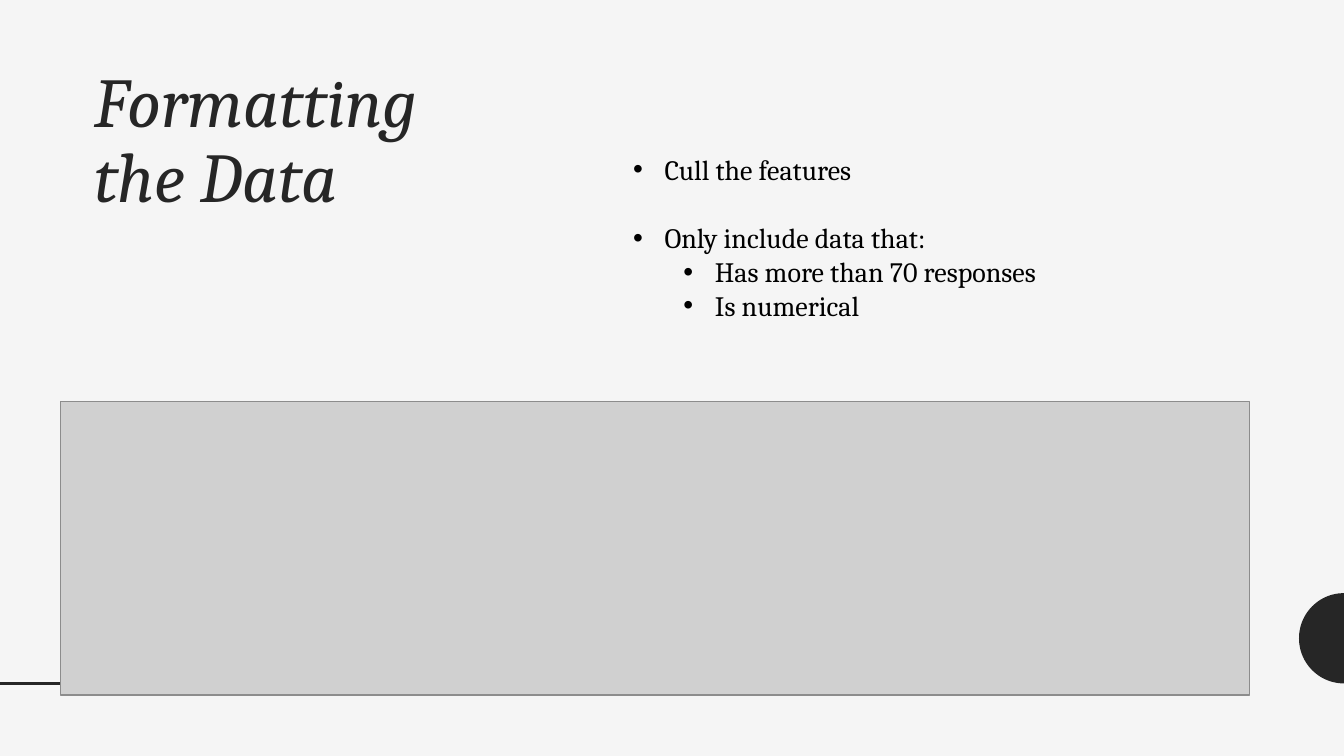
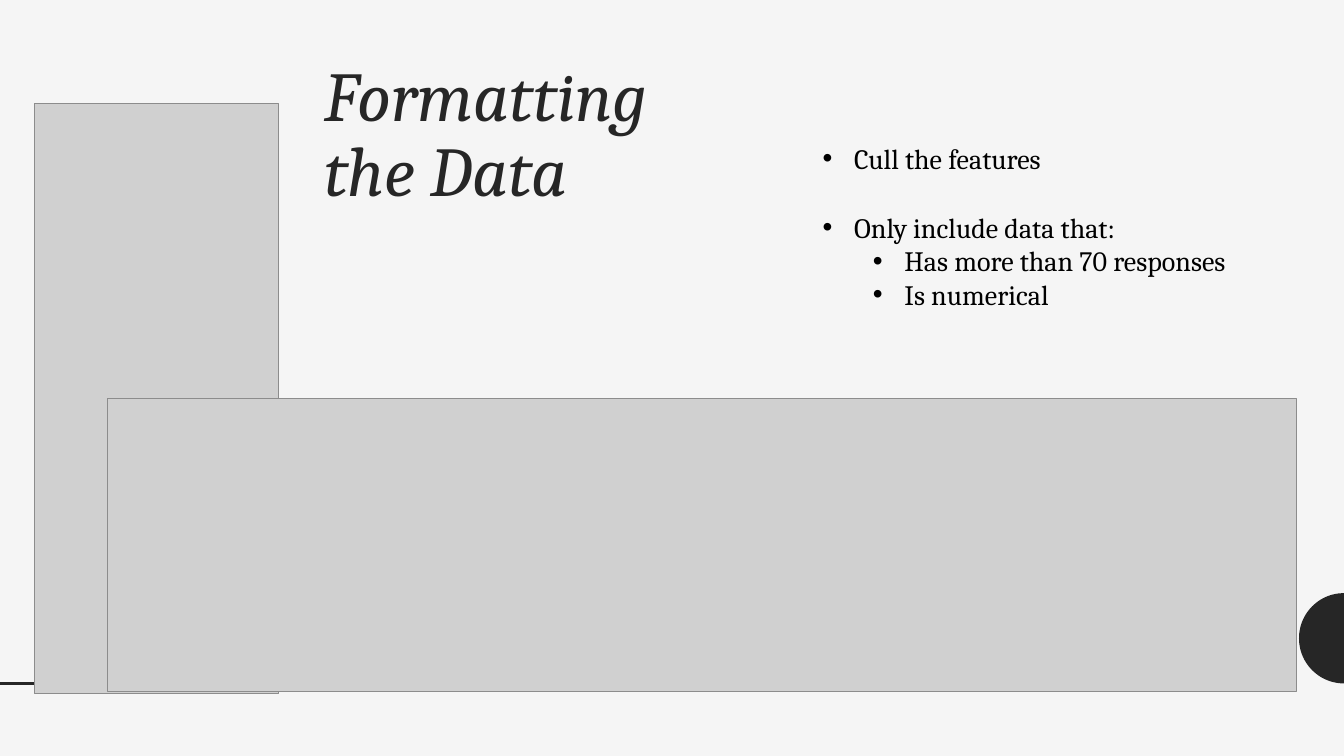
Before and after one commit to kpuryear/Puryear_Metis, a slide deck: slide 4 of Project2/Project2PPT.pptx. Drawn at 1344x756 pixels with LibreOffice and Linux fonts; fonts in the diff are those of the drawing; grey boxes stand for pictures. Boxes give left, top, right and bottom in pixels: in the first picture for what was removed or moved away, otherwise in the second. Text is boxed around its words. In the diff, an @@ line names an element or a change of style, - is before the commit and + after.

```diff
--- a/Project2/Project2PPT.pptx
+++ b/Project2/Project2PPT.pptx
@@ title "Formatting the Data": place and size @@
-title "Formatting the Data" at (94,80,417,203)
+title "Formatting the Data" at (324,74,647,197)
@@ picture added at (34,104,279,695) @@
@@ text "Cull the features": place and size @@
-text "Cull the features" at (665,160,1036,317)
+text "Cull the features" at (854,149,1225,306)
@@ picture: place and size @@
-picture at (60,402,1250,696)
+picture at (107,398,1297,692)
```
Also in this commit, not shown: 3 other slides changed, 1 other file.
